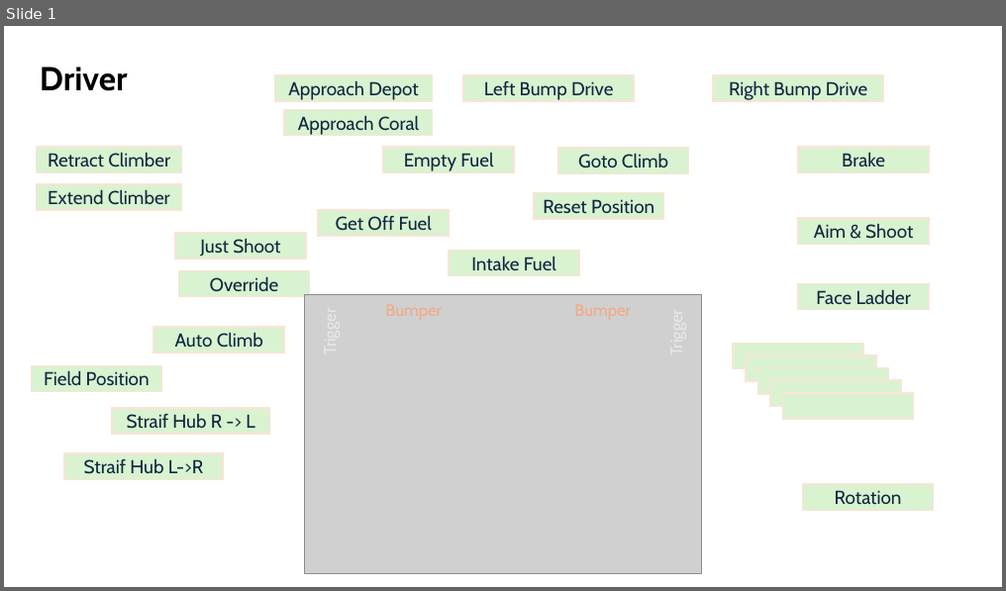
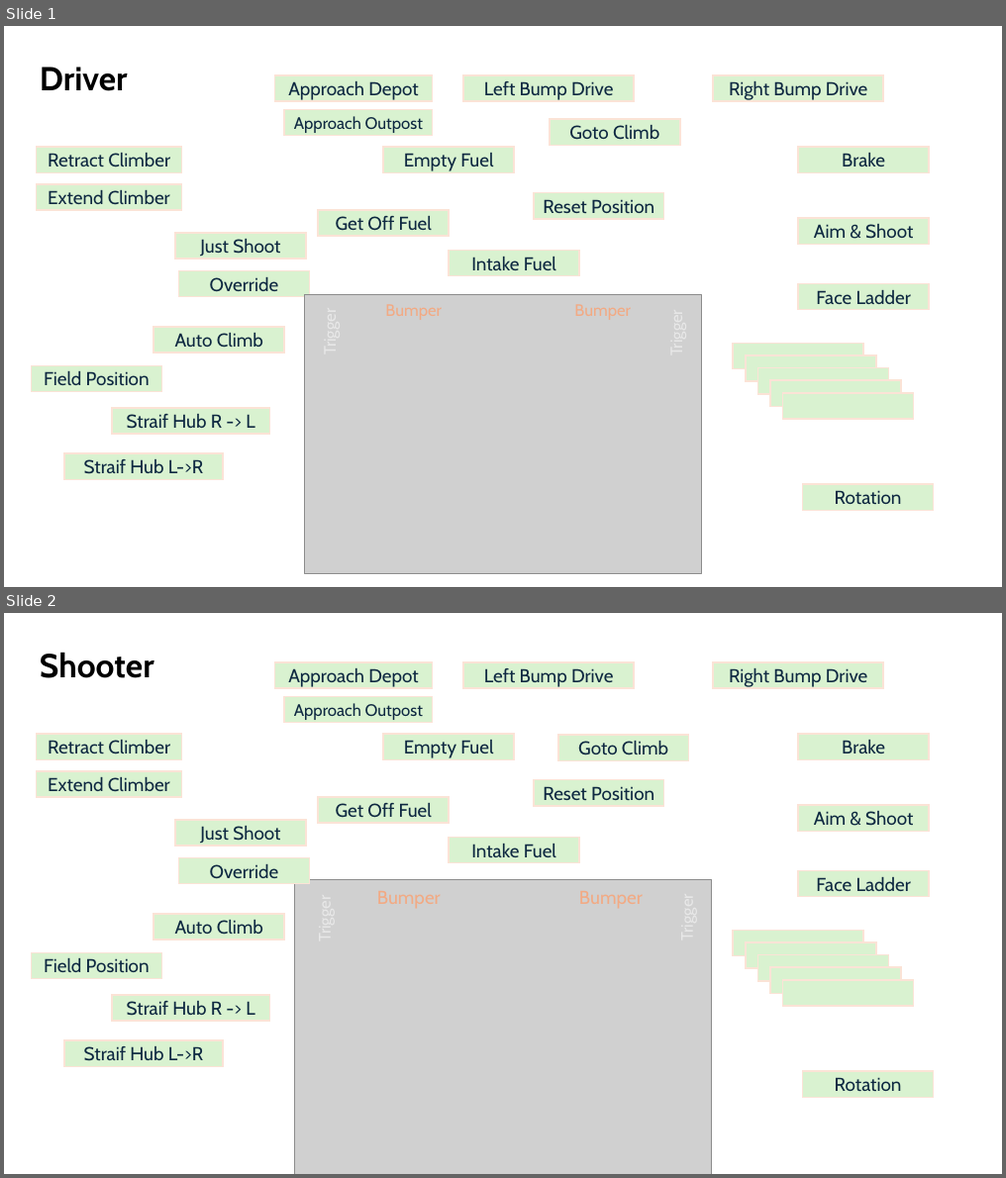
Before and after one commit to cboling/2026-Rebuilt, a slide deck: docs/Controller Mappings & Paths.pptx. Shown one above the other, each under a label of ours: slide 1 before the commit, slides 1 and 2 after it. The pictures are 1006x591 and 1006x1178 pixels, drawn with LibreOffice and Linux fonts; fonts in the diff are those of the drawing; grey boxes stand for pictures. Boxes give left, top, right and bottom in pixels: in the first picture for what was removed or moved away, otherwise in the second. Text is boxed around its words. In the diff, an @@ line names an element or a change of style, - is before the commit and + after.

```diff
--- a/docs/Controller Mappings & Paths.pptx
+++ b/docs/Controller Mappings & Paths.pptx
@@ slide 2 added at (4,613,1002,1174), background #FFFFFF @@
@@ text added at (40,652,154,678), 32 pt, text #000000, bold @@
+Shooter
@@ rectangle added at (275,663,433,688), fill #D9F2D0, outline #FBE3D6 1.5 pt, 18 pt, text #0E2841 @@
+Approach Depot
@@ rectangle added at (463,663,634,688), fill #D9F2D0, outline #FBE3D6 1.5 pt, 18 pt, text #0E2841 @@
+Left Bump Drive
@@ rectangle added at (714,663,884,688), fill #D9F2D0, outline #FBE3D6 1.5 pt, 18 pt, text #0E2841 @@
+Right Bump Drive
@@ rectangle added at (285,697,433,723), fill #D9F2D0, outline #FBE3D6 1.5 pt, 16 pt, text #0E2841 @@
+Approach Outpost
@@ rectangle added at (37,735,181,761), fill #D9F2D0, outline #FBE3D6 1.5 pt, 18 pt, text #0E2841 @@
+Retract Climber
@@ rectangle added at (383,735,514,761), fill #D9F2D0, outline #FBE3D6 1.5 pt, 18 pt, text #0E2841 @@
+Empty Fuel
@@ rectangle added at (558,735,688,761), fill #D9F2D0, outline #FBE3D6 1.5 pt, 18 pt, text #0E2841 @@
+Goto Climb
@@ rectangle added at (798,735,929,761), fill #D9F2D0, outline #FBE3D6 1.5 pt, 18 pt, text #0E2841 @@
+Brake
@@ rectangle added at (37,771,181,798), fill #D9F2D0, outline #FBE3D6 1.5 pt, 18 pt, text #0E2841 @@
+Extend Climber
@@ rectangle added at (534,780,663,806), fill #D9F2D0, outline #FBE3D6 1.5 pt, 18 pt, text #0E2841 @@
+Reset Position
@@ rectangle added at (175,820,306,846), fill #D9F2D0, outline #FBE3D6 1.5 pt, 18 pt, text #0E2841 @@
+Just Shoot
@@ rectangle added at (319,797,449,823), fill #D9F2D0, outline #FBE3D6 1.5 pt, 18 pt, text #0E2841 @@
+Get Off Fuel
@@ rectangle added at (798,805,929,832), fill #D9F2D0, outline #FBE3D6 1.5 pt, 18 pt, text #0E2841 @@
+Aim & Shoot
@@ rectangle added at (449,837,579,863), fill #D9F2D0, outline #FBE3D6 1.5 pt, 18 pt, text #0E2841 @@
+Intake Fuel
@@ rectangle added at (178,858,309,884), fill #D9F2D0, outline #FBE3D6 1.5 pt, 18 pt, text #0E2841 @@
+Override
@@ picture added at (294,879,712,1174) @@
@@ rectangle added at (798,871,929,897), fill #D9F2D0, outline #FBE3D6 1.5 pt, 18 pt, text #0E2841 @@
+Face Ladder
@@ rectangle added at (153,914,284,940), fill #D9F2D0, outline #FBE3D6 1.5 pt, 18 pt, text #0E2841 @@
+Auto Climb
@@ rectangle added at (734,931,863,957), fill #D9F2D0, outline #FBE3D6 1.5 pt @@
@@ rectangle added at (31,953,161,979), fill #D9F2D0, outline #FBE3D6 1.5 pt, 18 pt, text #0E2841 @@
+Field Position
@@ rectangle added at (746,943,876,968), fill #D9F2D0, outline #FBE3D6 1.5 pt @@
@@ rectangle added at (757,956,888,981), fill #D9F2D0, outline #FBE3D6 1.5 pt @@
@@ rectangle added at (770,967,901,994), fill #D9F2D0, outline #FBE3D6 1.5 pt @@
@@ rectangle added at (112,995,269,1022), fill #D9F2D0, outline #FBE3D6 1.5 pt, 18 pt, text #0E2841 @@
+Straif Hub R -> L
@@ rectangle added at (783,980,914,1006), fill #D9F2D0, outline #FBE3D6 1.5 pt @@
@@ rectangle added at (64,1042,223,1067), fill #D9F2D0, outline #FBE3D6 1.5 pt, 18 pt, text #0E2841 @@
+Straif Hub L->R
@@ rectangle added at (803,1072,933,1098), fill #D9F2D0, outline #FBE3D6 1.5 pt, 18 pt, text #0E2841 @@
+Rotation
@@ slide 1 changed as well @@
@@ text in rectangle at (294,116,423,133): text changed; size 18 to 16 pt @@
-Approach Coral
+Approach Outpost
@@ rectangle "Goto Climb": place and size @@
-rectangle "Goto Climb" at (558,148,688,174)
+rectangle "Goto Climb" at (549,120,680,146)
```
Also in this commit, not shown: 5 other slides added, 1 slide removed, 26 other files.
